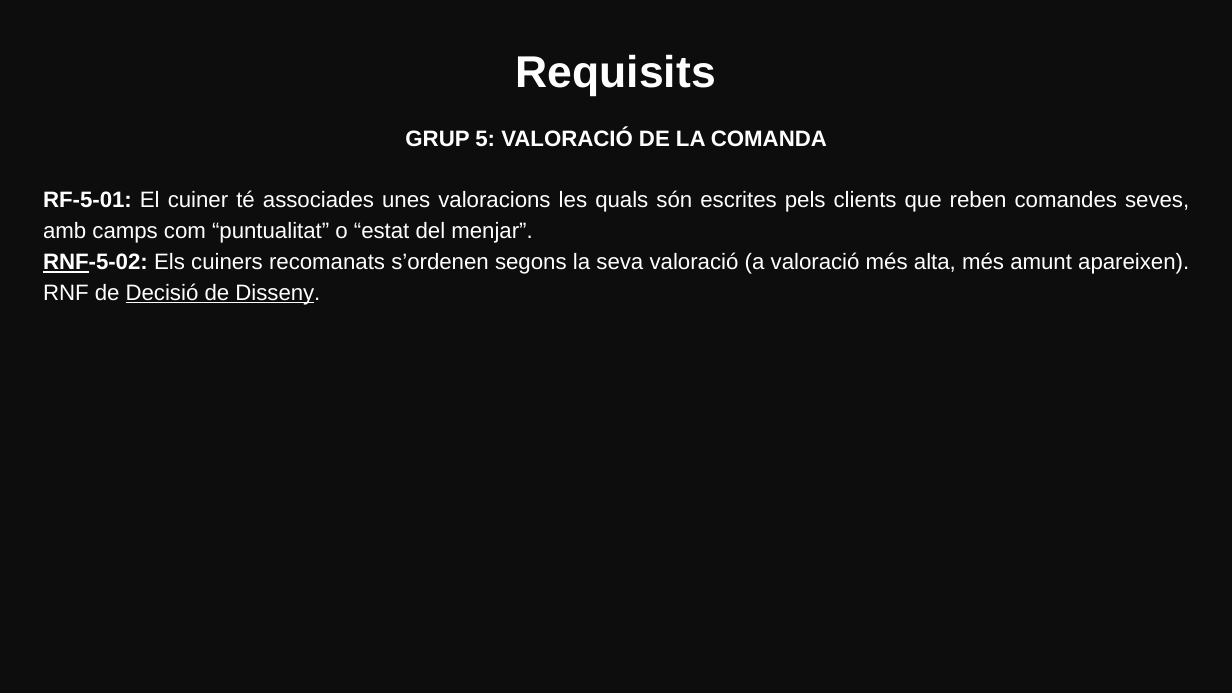
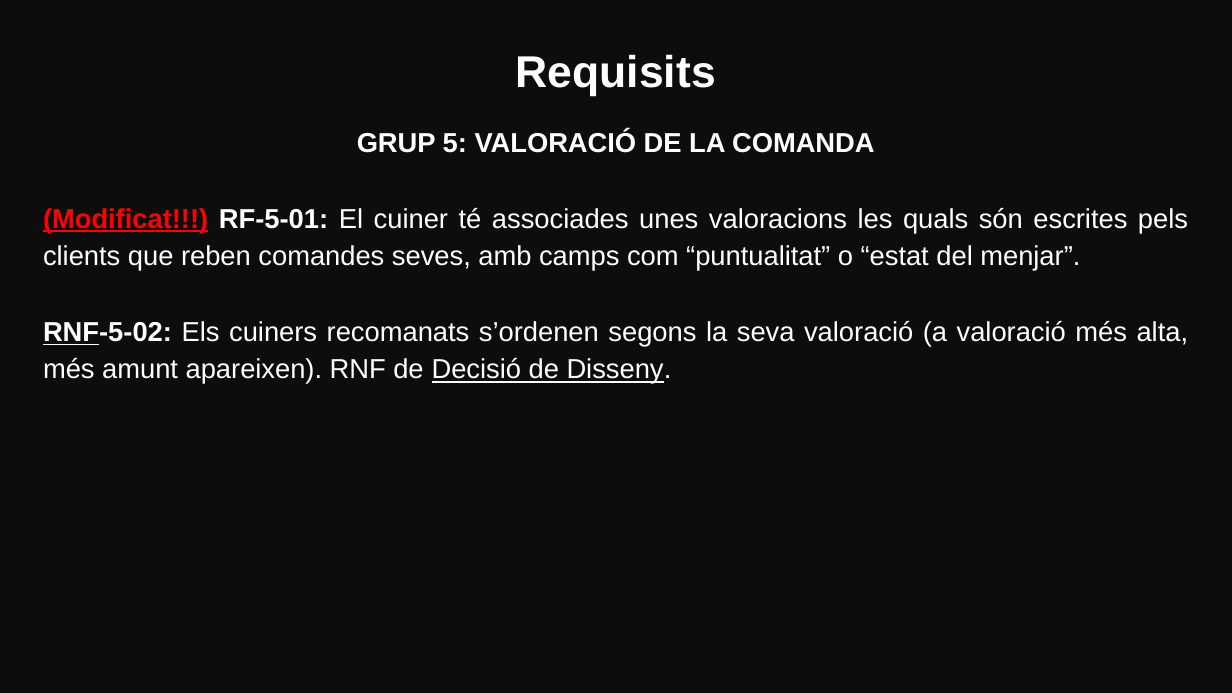
Before and after one commit to marinamceb/ES26UAB-431-05, a slide deck: slide 12 of Documents/Sprint_Reviews/Sprint_Review01.pptx (slide 10 before the commit). Drawn at 1232x693 pixels with LibreOffice and Linux fonts; fonts in the diff are those of the drawing. Boxes give left, top, right and bottom in pixels: in the first picture for what was removed or moved away, otherwise in the second. Text is boxed around its words. In the diff, an @@ line names an element or a change of style, - is before the commit and + after.

```diff
--- a/Documents/Sprint_Reviews/Sprint_Review01.pptx
+++ b/Documents/Sprint_Reviews/Sprint_Review01.pptx
@@ text at (43, 131, 1189, 384): size 13 to 16 pt in "GRUP 5: VALORACIÓ DE LA COMANDA", "RNF-5-02: Els cuiners recomanats s’ordenen segons la ..." @@
@@ text at (43, 208, 1188, 271): text changed; size 13 to 16 pt @@
-RF-5-01: El cuiner té associades unes valoracions les quals són escrites pels clients que reben comandes seves, amb camps com “puntualitat” o “estat del menjar”.
+(Modificat!!!) RF-5-01: El cuiner té associades unes valoracions les quals són escrites pels clients que reben comandes seves, amb camps com “puntualitat” o “estat del menjar”.
```
Also in this commit, not shown: 6 other slides changed, 2 slides added, 1 other file.
